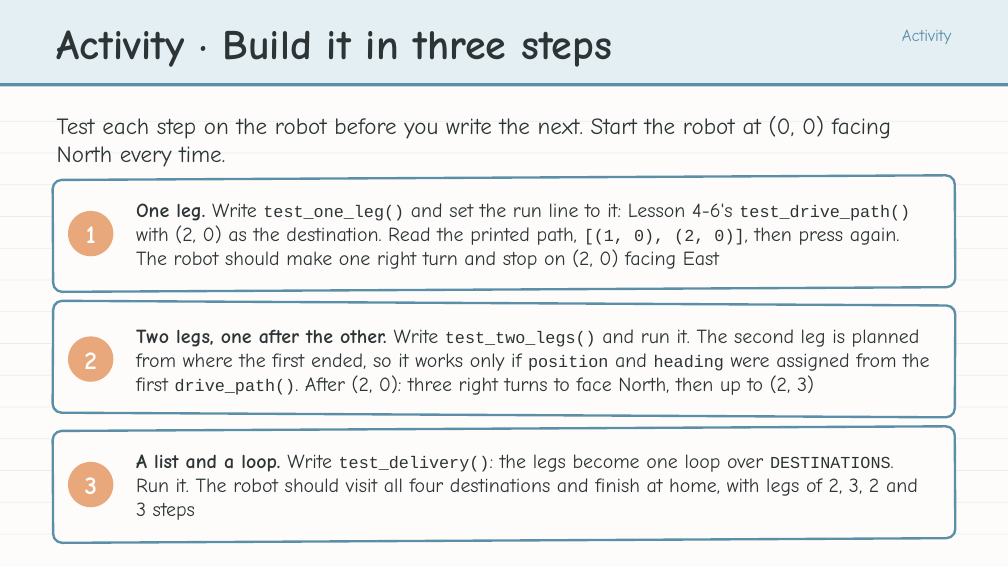
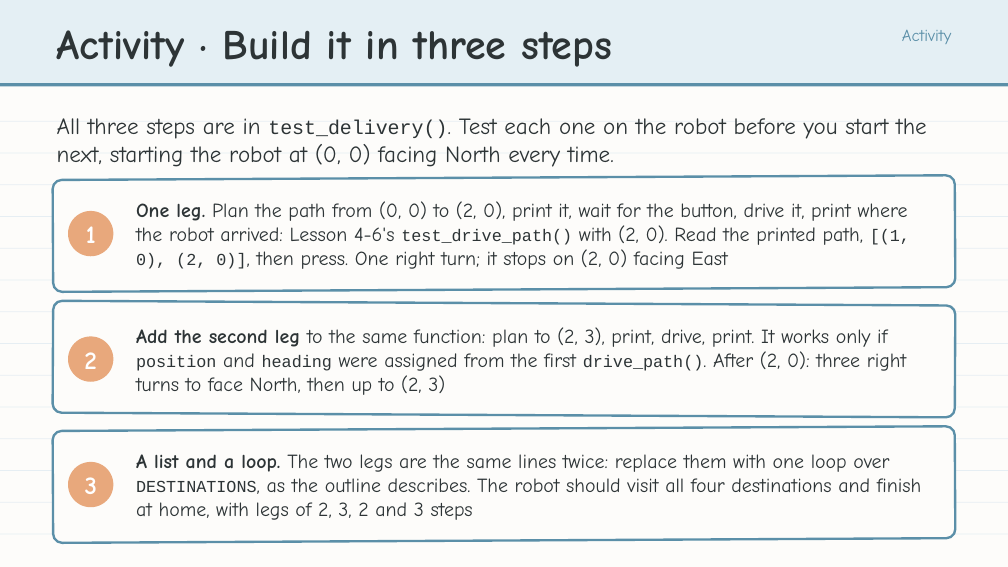
Before and after one commit to bradamiller/LearningPython, a slide deck: slide 11 of static/slides/module-04-manhattan/module-4-lesson-07-final-project.pptx (slide 12 before the commit). Drawn at 1008x567 pixels with LibreOffice and Linux fonts; fonts in the diff are those of the drawing. Boxes give left, top, right and bottom in pixels: in the first picture for what was removed or moved away, otherwise in the second. Text is boxed around its words. In the diff, an @@ line names an element or a change of style, - is before the commit and + after.

```diff
--- a/static/slides/module-04-manhattan/module-4-lesson-07-final-project.pptx
+++ b/static/slides/module-04-manhattan/module-4-lesson-07-final-project.pptx
@@ text at (57, 118, 927, 167): text changed @@
-Test each step on the robot before you write the next. Start the robot at (0, 0) facing North every time.
+All three steps are in test_delivery(). Test each one on the robot before you start the next, starting the robot at (0, 0) facing North every time.
@@ text at (136, 201, 910, 269): text changed @@
-One leg. Write test_one_leg() and set the run line to it: Lesson 4-6's test_drive_path() with (2, 0) as the destination. Read the printed path, [(1, 0), (2, 0)], then press again. The robot should make one right turn and stop on (2, 0) facing East
+One leg. Plan the path from (0, 0) to (2, 0), print it, wait for the button, drive it, print where the robot arrived: Lesson 4-6's test_drive_path() with (2, 0). Read the printed path, [(1, 0), (2, 0)], then press. One right turn; it stops on (2, 0) facing East
@@ text at (136, 327, 906, 395): text changed @@
-Two legs, one after the other. Write test_two_legs() and run it. The second leg is planned from where the first ended, so it works only if position and heading were assigned from the first drive_path(). After (2, 0): three right turns to face North, then up to (2, 3)
+Add the second leg to the same function: plan to (2, 3), print, drive, print. It works only if position and heading were assigned from the first drive_path(). After (2, 0): three right turns to face North, then up to (2, 3)
@@ text at (136, 454, 922, 520): text changed @@
-A list and a loop. Write test_delivery(): the legs become one loop over DESTINATIONS. Run it. The robot should visit all four destinations and finish at home, with legs of 2, 3, 2 and 3 steps
+A list and a loop. The two legs are the same lines twice: replace them with one loop over DESTINATIONS, as the outline describes. The robot should visit all four destinations and finish at home, with legs of 2, 3, 2 and 3 steps
```
Also in this commit, not shown: 1 other slide changed, 1 slide removed, 36 other files.
